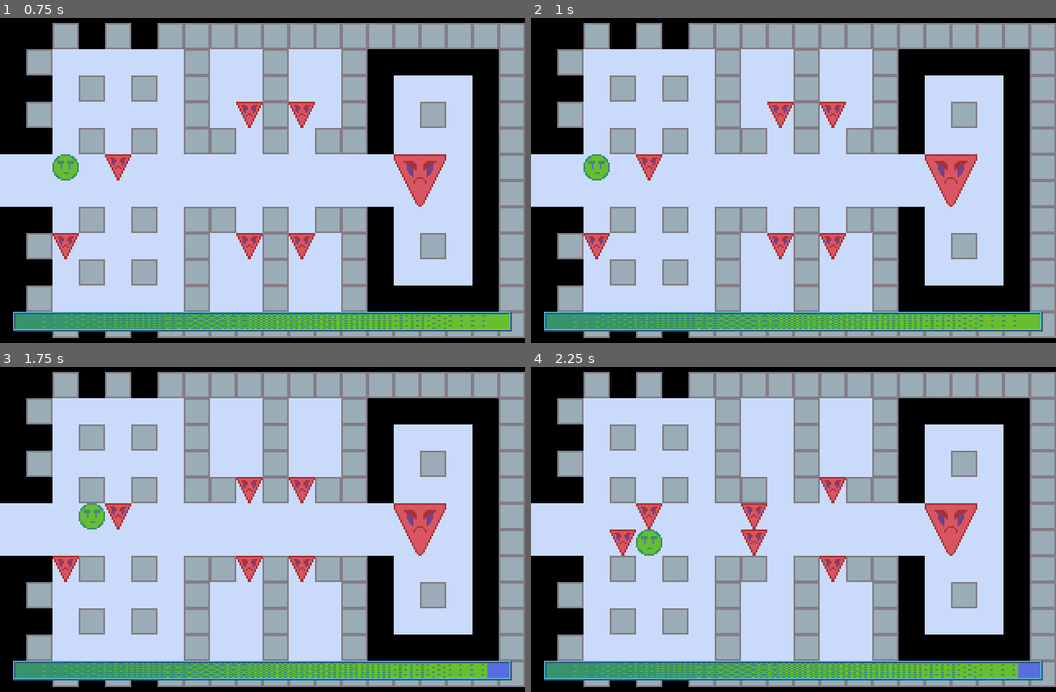
Above: before the commit, frames 1-4 (two rows, left to right).
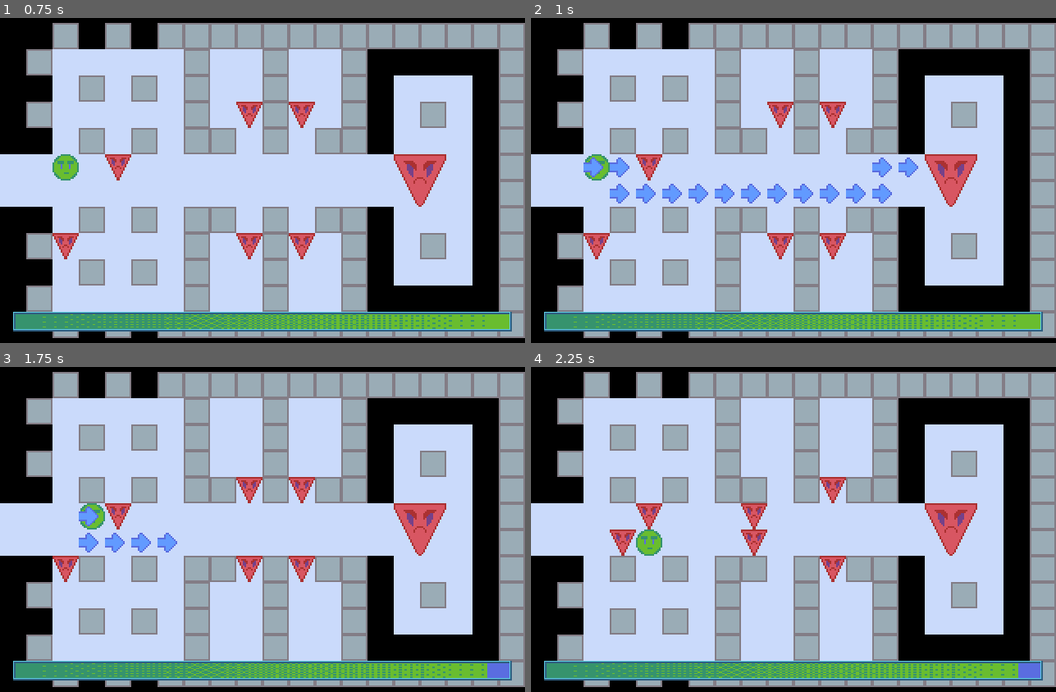
Above: after the commit, the same moments.

Repository: AaronWizard/ShapeFight
Game: Godot game, scene res://Game.tscn
Two runs of this game, one before a commit and one after it. Both use one fixed random seed, a clock stepped at 60 frames per second and the inputs below.
Inputs (mouse positions are in pixels of both pictures, inside the frame that each line leads up to):
- Up to frame 1 (0.75 s): tap Enter at 0.5 s; move the mouse to (378, 164) at 0.52 s; hold Right (move_east) from 0.53 s (still down); tap Space (wait) at 0.6 s; click (378, 164) at 0.67 s
- Up to frame 2 (1 s): keep holding Right (move_east)
- Up to frame 3 (1.75 s): tap Space (wait) at 1.25, 1.35 s; move the mouse to (157, 545) at 1.27 s; release Right (move_east) at 1.28 s; hold Down (move_south) from 1.28 s (still down); click (157, 545) at 1.42 s
- Up to frame 4 (2.25 s): tap Enter at 2 s; move the mouse to (846, 458) at 2.02 s; release Down (move_south) at 2.03 s; hold Right (move_east) from 2.03 s (still down); tap Space (wait) at 2.1 s; click (846, 458) at 2.17 s

Frame 1 is identical in both runs. In frame 2, 2.1% of the frame differs, in the area x 10-74%, y 42-58%; in frame 3, 0.7%; in frame 4, nothing differs.

Commit message:
Overlay to show player path to tile

Diff:
--- a/Actors/Actor.gd
+++ b/Actors/Actor.gd
@@ -2,6 +2,12 @@
 extends TileObject
 
 class_name Actor
+
+# Called by turn processor
+# warning-ignore:unused_signal
+signal turn_started
+# warning-ignore:unused_signal
+signal turn_ended
 
 signal took_damage(damage)
 signal died
--- a/Actors/Controllers/Player.gd
+++ b/Actors/Controllers/Player.gd
@@ -11,7 +11,7 @@
 	._ready()
 	set_process_unhandled_input(false)
 
-func _input(_event: InputEvent) -> void:
+func _unhandled_input(_event: InputEvent) -> void:
 	if Input.is_action_pressed('move_north'):
 		_try_move(Direction.NORTH)
 	elif Input.is_action_pressed('move_east'):
--- a/Game.gd
+++ b/Game.gd
@@ -3,6 +3,7 @@
 onready var stamina := $GUI/Stamina as Range
 
 onready var map := $MapContainer/Map as Map
+onready var overlay := $MapContainer/PathOverlay
 onready var turn_processor := $TurnProcessor as TurnProcessor
 
 onready var hero := $MapContainer/Map/Hero as Actor
@@ -26,3 +27,9 @@
 	map.remove_child(actor)
 	if actor == hero:
 		turn_processor.running = false
+
+func _on_Hero_turn_started() -> void:
+	overlay.actor = hero
+
+func _on_Hero_turn_ended() -> void:
+	overlay.actor = null
--- a/Game.tscn
+++ b/Game.tscn
@@ -7,12 +7,11 @@
 [ext_resource path="res://Actors/Types/Hero.tscn" type="PackedScene" id=5]
 [ext_resource path="res://Actors/Types/Enemy.tscn" type="PackedScene" id=6]
 [ext_resource path="res://Actors/Types/BigEnemy.tscn" type="PackedScene" id=7]
-[ext_resource path="res://Resources/PathTileSet.tres" type="TileSet" id=8]
-[ext_resource path="res://Maps/Overlay.gd" type="Script" id=9]
-[ext_resource path="res://TurnProcessor.gd" type="Script" id=10]
-[ext_resource path="res://Assets/Graphics/GUI/stamina_back.png" type="Texture" id=11]
-[ext_resource path="res://Assets/Graphics/GUI/stamina_overlay.png" type="Texture" id=12]
-[ext_resource path="res://Assets/Graphics/GUI/stamina_progress.png" type="Texture" id=13]
+[ext_resource path="res://Maps/PathOverlay.tscn" type="PackedScene" id=8]
+[ext_resource path="res://TurnProcessor.gd" type="Script" id=9]
+[ext_resource path="res://Assets/Graphics/GUI/stamina_back.png" type="Texture" id=10]
+[ext_resource path="res://Assets/Graphics/GUI/stamina_overlay.png" type="Texture" id=11]
+[ext_resource path="res://Assets/Graphics/GUI/stamina_progress.png" type="Texture" id=12]
 
 [node name="Game" type="Node"]
 script = ExtResource( 1 )
@@ -24,7 +23,6 @@
 }
 
 [node name="Map" type="TileMap" parent="MapContainer"]
-editor/display_folded = true
 tile_set = ExtResource( 2 )
 cell_size = Vector2( 16, 16 )
 format = 1
@@ -34,74 +32,40 @@
 
 [node name="Hero" parent="MapContainer/Map" instance=ExtResource( 5 )]
 position = Vector2( 0, 80 )
-cell_size = Vector2( 16, 16 )
 cell_position = Vector2( 0, 5 )
-cell_diameter = 1
-cell_offset = Vector2( 0, 0 )
 
 [node name="Enemy" parent="MapContainer/Map" instance=ExtResource( 6 )]
 position = Vector2( 64, 48 )
-cell_size = Vector2( 16, 16 )
 cell_position = Vector2( 4, 3 )
-cell_diameter = 1
-cell_offset = Vector2( 0, 0 )
-faction = 1
 
 [node name="Enemy2" parent="MapContainer/Map" instance=ExtResource( 6 )]
 position = Vector2( 64, 128 )
-cell_size = Vector2( 16, 16 )
 cell_position = Vector2( 4, 8 )
-cell_diameter = 1
-cell_offset = Vector2( 0, 0 )
-faction = 1
 
 [node name="Enemy3" parent="MapContainer/Map" instance=ExtResource( 6 )]
 position = Vector2( 128, 32 )
-cell_size = Vector2( 16, 16 )
 cell_position = Vector2( 8, 2 )
-cell_diameter = 1
-cell_offset = Vector2( 0, 0 )
-faction = 1
 
 [node name="Enemy4" parent="MapContainer/Map" instance=ExtResource( 6 )]
 position = Vector2( 128, 144 )
-cell_size = Vector2( 16, 16 )
 cell_position = Vector2( 8, 9 )
-cell_diameter = 1
-cell_offset = Vector2( 0, 0 )
-faction = 1
 
 [node name="Enemy5" parent="MapContainer/Map" instance=ExtResource( 6 )]
 position = Vector2( 192, 144 )
-cell_size = Vector2( 16, 16 )
 cell_position = Vector2( 12, 9 )
-cell_diameter = 1
-cell_offset = Vector2( 0, 0 )
-faction = 1
 
 [node name="Enemy6" parent="MapContainer/Map" instance=ExtResource( 6 )]
 position = Vector2( 192, 32 )
-cell_size = Vector2( 16, 16 )
 cell_position = Vector2( 12, 2 )
-cell_diameter = 1
-cell_offset = Vector2( 0, 0 )
-faction = 1
 
 [node name="BigEnemy" parent="MapContainer/Map" instance=ExtResource( 7 )]
 position = Vector2( 256, 80 )
-cell_size = Vector2( 16, 16 )
 cell_position = Vector2( 16, 5 )
-cell_offset = Vector2( 0, 0 )
-faction = 1
 
-[node name="Overlay" type="TileMap" parent="MapContainer"]
-tile_set = ExtResource( 8 )
-cell_size = Vector2( 16, 16 )
-format = 1
-script = ExtResource( 9 )
+[node name="PathOverlay" parent="MapContainer" instance=ExtResource( 8 )]
 
 [node name="TurnProcessor" type="Node" parent="."]
-script = ExtResource( 10 )
+script = ExtResource( 9 )
 
 [node name="GUI" type="CanvasLayer" parent="."]
 
@@ -114,13 +78,14 @@
 margin_right = -8.0
 margin_bottom = -8.0
 value = 100.0
-texture_under = ExtResource( 11 )
-texture_over = ExtResource( 12 )
-texture_progress = ExtResource( 13 )
+texture_under = ExtResource( 10 )
+texture_over = ExtResource( 11 )
+texture_progress = ExtResource( 12 )
 nine_patch_stretch = true
 stretch_margin_left = 2
 stretch_margin_top = 2
 stretch_margin_right = 2
 stretch_margin_bottom = 2
-
 [connection signal="took_damage" from="MapContainer/Map/Hero" to="." method="_on_Hero_took_damage"]
+[connection signal="turn_ended" from="MapContainer/Map/Hero" to="." method="_on_Hero_turn_ended"]
+[connection signal="turn_started" from="MapContainer/Map/Hero" to="." method="_on_Hero_turn_started"]
--- a/Maps/Overlay.gd
+++ /dev/null
@@ -1 +0,0 @@
-extends TileMap
--- /dev/null
+++ b/Maps/PathOverlay.gd
@@ -0,0 +1,52 @@
+extends TileMap
+
+onready var _pathfinder := Pathfinder.new()
+
+var _current_cell = null
+
+var actor: Actor setget set_current_actor
+
+func set_current_actor(value: Actor) -> void:
+	actor = value
+
+	set_process_unhandled_input(actor != null)
+
+	_current_cell = null
+
+	if value:
+		_pathfinder.actor = value
+		_pathfinder.map = value.get_map() as Map
+		_pathfinder.rebuild()
+
+		var mouse := get_viewport().get_mouse_position()
+		var cell := world_to_map(mouse)
+		_start_draw_path(cell)
+	else:
+		_pathfinder.clear()
+		clear()
+
+func _ready() -> void:
+	set_process_unhandled_input(false)
+
+func _unhandled_input(event: InputEvent) -> void:
+	if event is InputEventMouseMotion:
+		var coords: Vector2 = event.position
+		var cell := world_to_map(coords)
+		_start_draw_path(cell)
+
+func _start_draw_path(cell: Vector2) -> void:
+	if cell:
+		if _current_cell != cell:
+			_current_cell = cell
+			clear()
+
+			if _pathfinder.has_cell(cell):
+				_draw_path(cell)
+	else:
+		clear()
+		_current_cell = null
+
+func _draw_path(cell: Vector2) -> void:
+	var path := _pathfinder.get_path(actor.cell_position, cell)
+	for c in path:
+		set_cellv(c, 1)
--- /dev/null
+++ b/Maps/PathOverlay.tscn
@@ -0,0 +1,10 @@
+[gd_scene load_steps=3 format=2]
+
+[ext_resource path="res://Resources/PathTileSet.tres" type="TileSet" id=1]
+[ext_resource path="res://Maps/PathOverlay.gd" type="Script" id=2]
+
+[node name="PathOverlay" type="TileMap"]
+tile_set = ExtResource( 1 )
+cell_size = Vector2( 16, 16 )
+format = 1
+script = ExtResource( 2 )
--- a/Maps/Pathfinder.gd
+++ b/Maps/Pathfinder.gd
@@ -10,6 +10,11 @@
 
 	_add_traversable_cells()
 	_connect_traversable_cells()
+
+func clear() -> void:
+	map = null
+	actor = null
+	_astar.clear()
 
 func has_cell(cell: Vector2) -> bool:
 	#warning-ignore:narrowing_conversion
--- a/Resources/BasicTileSet.tres
+++ b/Resources/BasicTileSet.tres
@@ -5,7 +5,6 @@
 [ext_resource path="res://Assets/Graphics/Terrain/wall.png" type="Texture" id=3]
 
 [resource]
-
 0/name = "chasm"
 0/texture = ExtResource( 1 )
 0/tex_offset = Vector2( 0, 0 )
--- a/TurnProcessor.gd
+++ b/TurnProcessor.gd
@@ -26,8 +26,12 @@
 				or _actor_has_action_running(actor)):
 			yield(self, '_actions_finished')
 
+		actor.emit_signal("turn_started")
+
 		controller.call_deferred('get_action')
 		var action: ActorAction = yield(controller, 'got_action')
+
+		actor.emit_signal("turn_ended")
 
 		if action:
 			if action.concurrent:
Not shown: 1 places in Game.tscn that only renumber resources
